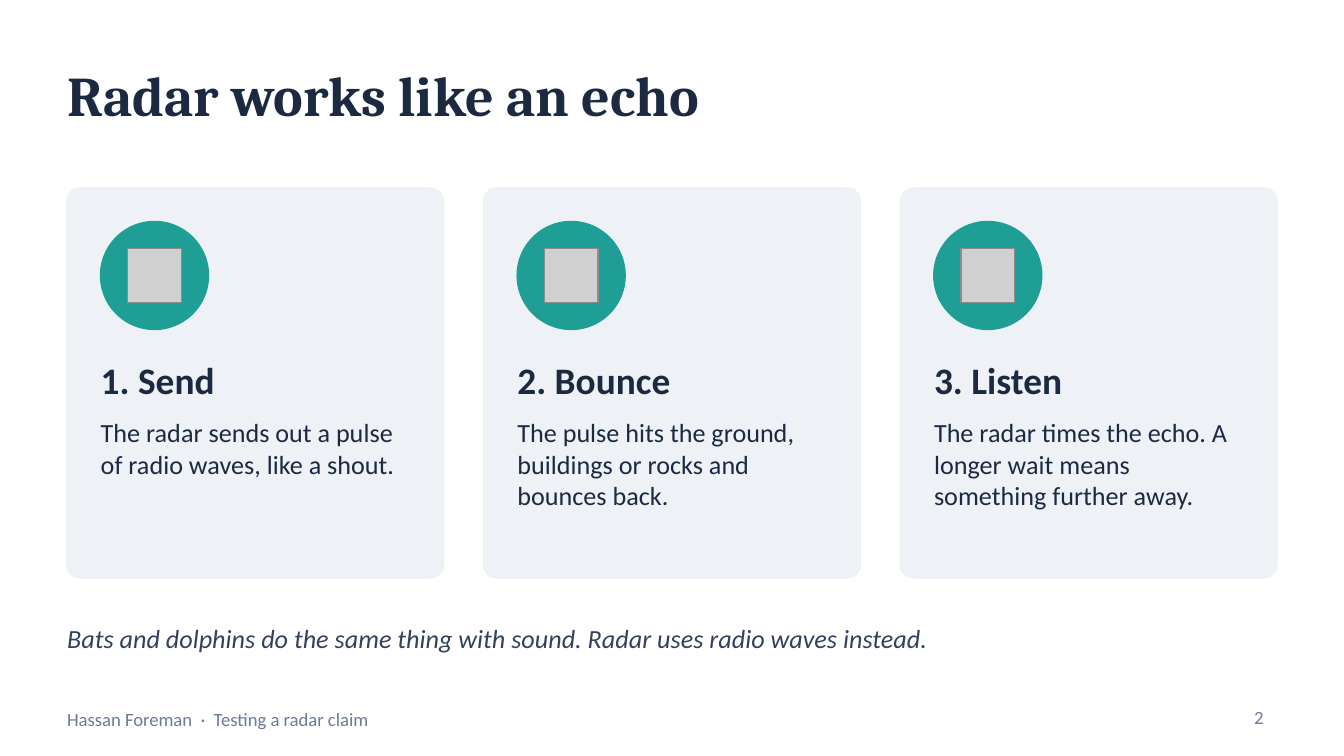
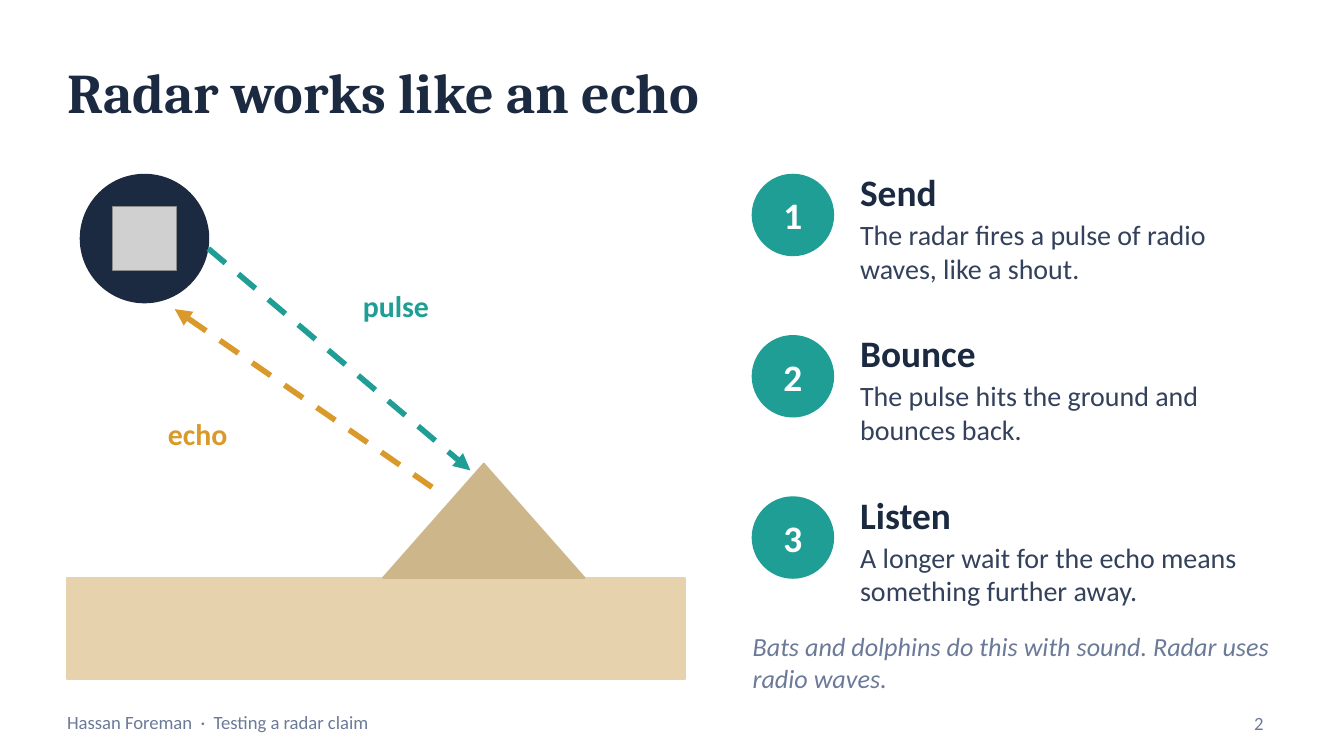
Before and after one commit to Hassanforeman/subsurface-sar-tomo, a slide deck: slide 2 of docs/outreach/Radar_and_the_Pyramids_Year9.pptx. Drawn at 1344x756 pixels with LibreOffice and Linux fonts; fonts in the diff are those of the drawing; grey boxes stand for pictures. Boxes give left, top, right and bottom in pixels: in the first picture for what was removed or moved away, otherwise in the second. Text is boxed around its words. In the diff, an @@ line names an element or a change of style, - is before the commit and + after.

```diff
--- a/docs/outreach/Radar_and_the_Pyramids_Year9.pptx
+++ b/docs/outreach/Radar_and_the_Pyramids_Year9.pptx
@@ ellipse: place and size @@
-ellipse at [101,222,208,329]
+ellipse at [81,175,208,302]
@@ ellipse at [81,175,208,302]: fill #1F9E95 to #1B2A41; outline #1F9E95 1 pt to #1B2A41 1 pt @@
@@ ellipse: place and size @@
-ellipse at [934,222,1042,329]
+ellipse at [753,175,833,255]
@@ text added at [860,179,937,207], 20 pt, text #1B2A41, bold @@
+Send
@@ rounded rectangle removed at [67,188,444,578] @@
@@ picture added at [113,207,176,270] @@
@@ rounded rectangle removed at [484,188,860,578] @@
@@ text at [783,204,802,229]: text changed; text colour #1B2A41 to #FFFFFF @@
-1. Send
+1
@@ rounded rectangle removed at [900,188,1277,578] @@
@@ ellipse removed at [517,222,625,329] @@
@@ text at [860,225,1205,283]: text changed; size 14 to 15 pt; text colour #1B2A41 to #33415C @@
-The radar sends out a pulse of radio waves, like a shout.
+The radar fires a pulse of radio waves, like a shout.
@@ picture removed at [128,249,181,302] @@
@@ arrow added from (208, 249) to (470, 470), #1F9E95 3 pt dashed @@
@@ picture removed at [544,249,598,302] @@
@@ picture removed at [961,249,1015,302] @@
@@ text added at [363,296,429,322], 16 pt, text #1F9E95, bold @@
+pulse
@@ arrow added from (437, 491) to (175, 309), #D99A2B 3 pt dashed @@
@@ ellipse added at [753,336,833,417], fill #1F9E95, outline #1F9E95 1 pt @@
@@ text added at [860,342,976,368], 20 pt, text #1B2A41, bold @@
+Bounce
@@ text at [783,366,802,391]: text changed; text colour #1B2A41 to #FFFFFF @@
-2. Bounce
+2
@@ text at [860,386,1198,440]: text changed; size 14 to 15 pt; text colour #1B2A41 to #33415C @@
-The pulse hits the ground, buildings or rocks and bounces back.
+The pulse hits the ground and bounces back.
@@ text added at [168,424,227,446], 16 pt, text #D99A2B, bold @@
+echo
@@ triangle added at [383,464,585,578], fill #CDB68A, outline #CDB68A 1 pt @@
@@ ellipse added at [753,497,833,578], fill #1F9E95, outline #1F9E95 1 pt @@
@@ text at [860,503,951,530]: text changed @@
-3. Listen
+Listen
@@ text added at [783,527,802,553], 20 pt, text #FFFFFF, bold @@
+3
@@ text at [860,548,1236,606]: text changed; size 14 to 15 pt; text colour #1B2A41 to #33415C @@
-The radar times the echo. A longer wait means something further away.
+A longer wait for the echo means something further away.
@@ rectangle added at [67,578,685,679], fill #E6D3AE, outline #E6D3AE 1 pt @@
@@ text at [753,638,1269,688]: text changed; text colour #33415C to #6B7A99 @@
-Bats and dolphins do the same thing with sound. Radar uses radio waves instead.
+Bats and dolphins do this with sound. Radar uses radio waves.
@@ page number: place and size @@
-page number at [1254,712,1263,724]
+page number at [1254,718,1263,730]
```
Also in this commit, not shown: 8 other slides changed, 3 slides added, 2 slides removed, 6 other files.
